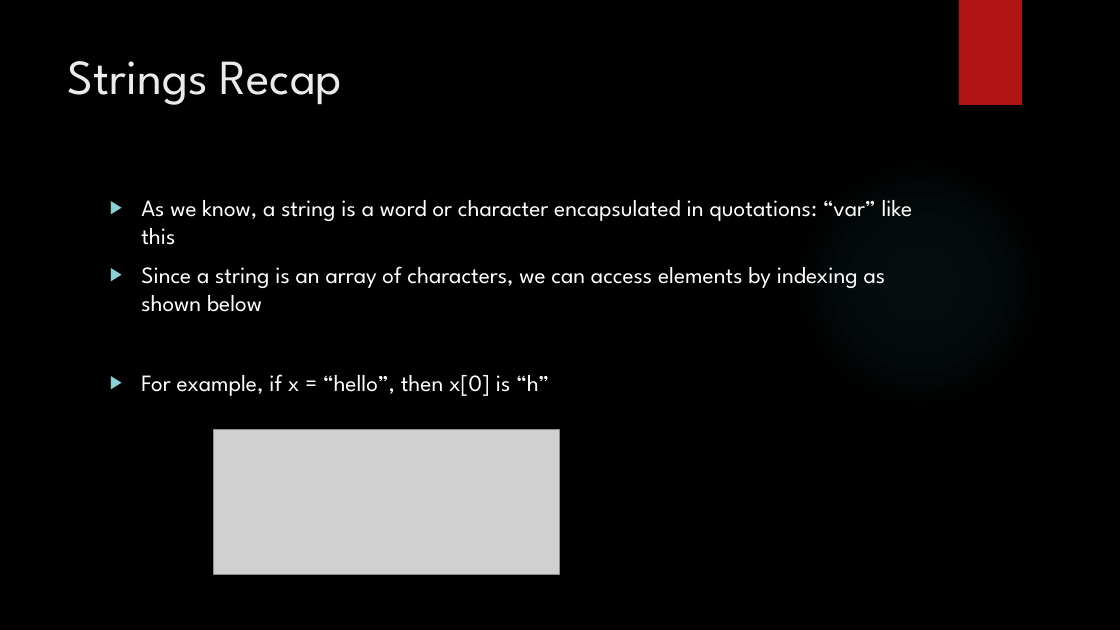
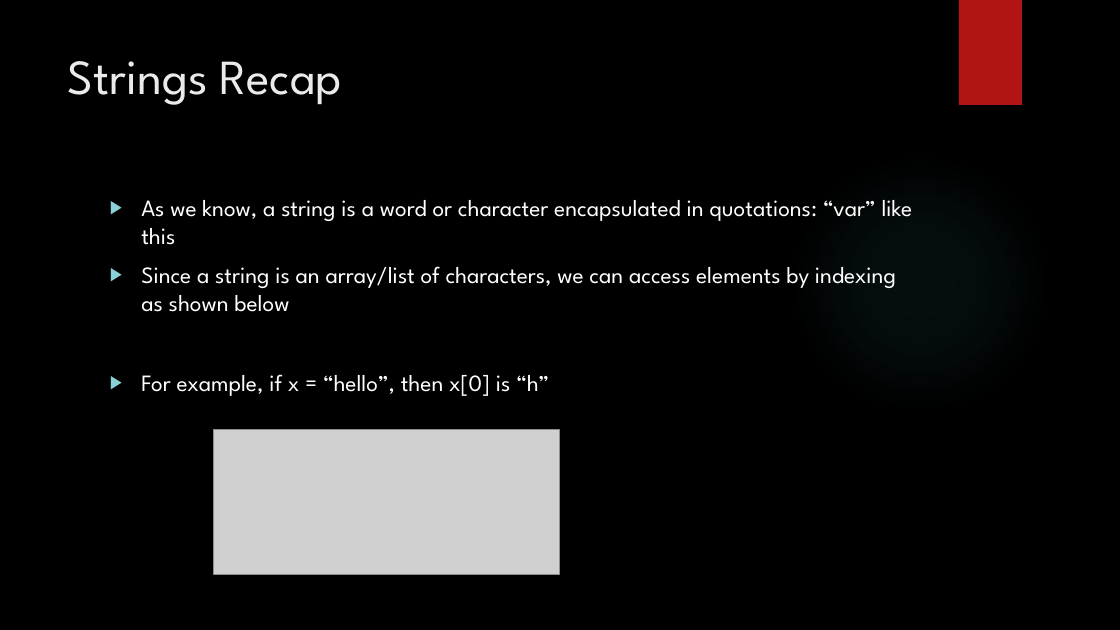
Before and after one commit to siddbose97/Telegram_Workshop, a slide deck: slide 17 of Second Python Course.pptx (slide 20 before the commit). Drawn at 1120x630 pixels with LibreOffice and Linux fonts; fonts in the diff are those of the drawing; grey boxes stand for pictures; background and template pictures are left out. Boxes give left, top, right and bottom in pixels: in the first picture for what was removed or moved away, otherwise in the second. Text is boxed around its words. In the diff, an @@ line names an element or a change of style, - is before the commit and + after.

```diff
--- a/Second Python Course.pptx
+++ b/Second Python Course.pptx
@@ text at bbox=[141, 266, 896, 312]: text changed @@
-▶ Since a string is an array of characters, we can access elements by indexing as shown below
+▶ Since a string is an array/list of characters, we can access elements by indexing as shown below
```
Also in this commit, not shown: 29 other slides changed, 1 slide added, 8 slides removed, 3 other files.
